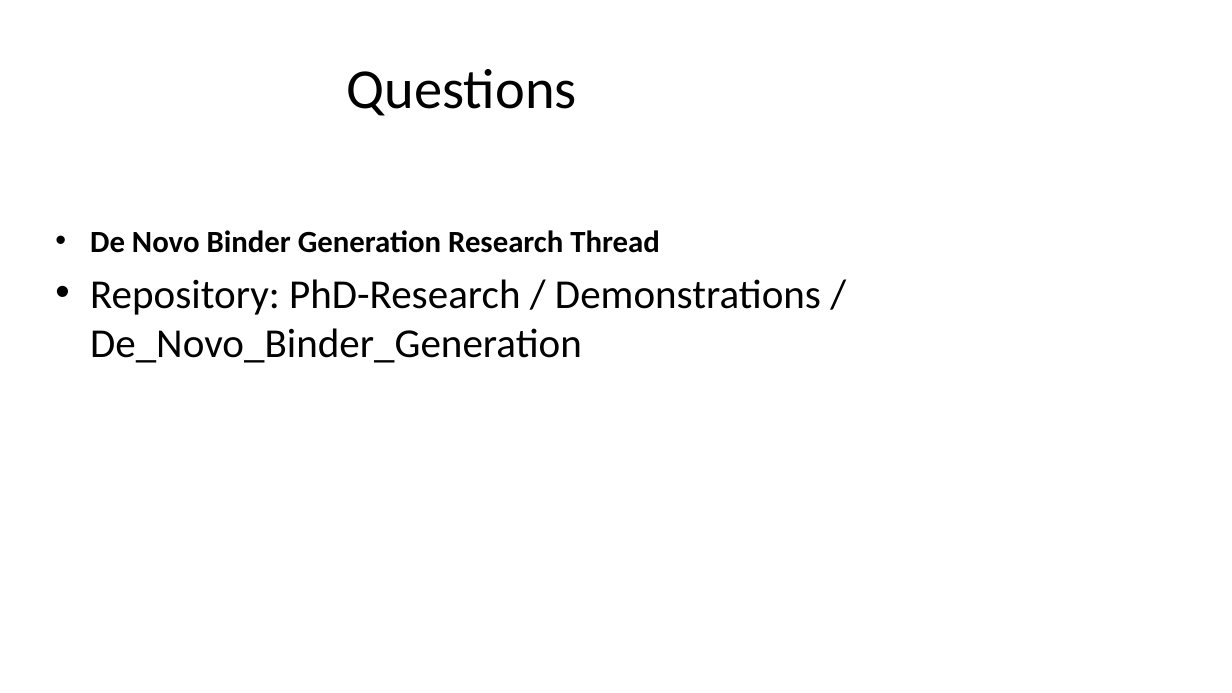
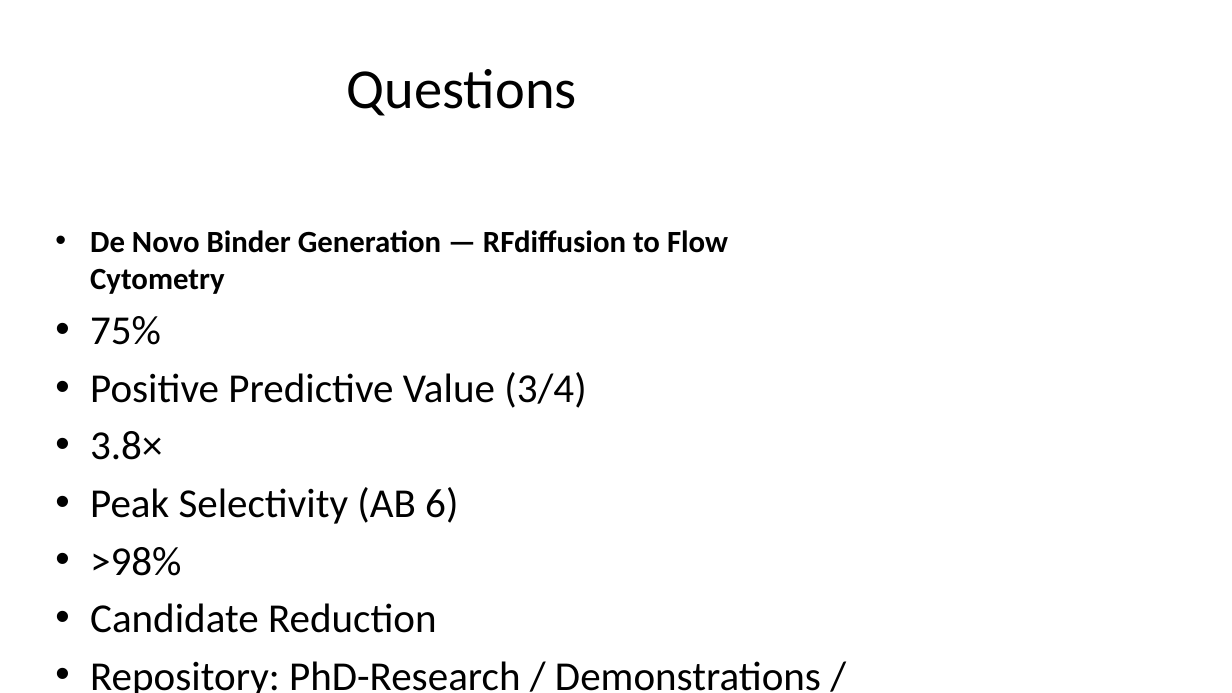
Before and after one commit to naryzach/PhD-Research, a slide deck: slide 63 of Demonstrations/Presentations/De_Novo_Binder_Generation/De_Novo_Binder_Skeleton.pptx (slide 24 before the commit). Drawn at 1232x693 pixels with LibreOffice and Linux fonts; fonts in the diff are those of the drawing. Boxes give left, top, right and bottom in pixels: in the first picture for what was removed or moved away, otherwise in the second. Text is boxed around its words. In the diff, an @@ line names an element or a change of style, - is before the commit and + after.

```diff
--- a/Demonstrations/Presentations/De_Novo_Binder_Generation/De_Novo_Binder_Skeleton.pptx
+++ b/Demonstrations/Presentations/De_Novo_Binder_Generation/De_Novo_Binder_Skeleton.pptx
@@ text at [90, 230, 728, 633]: text changed; size 24 to 32 pt; bold off @@
-• De Novo Binder Generation Research Thread
+• De Novo Binder Generation — RFdiffusion to Flow Cytometry
+• 75%
+• Positive Predictive Value (3/4)
+• 3.8×
+• Peak Selectivity (AB 6)
+• >98%
+• Candidate Reduction
```
Also in this commit, not shown: 5 other slides changed, 46 slides added, 7 slides removed, 3 other files.
